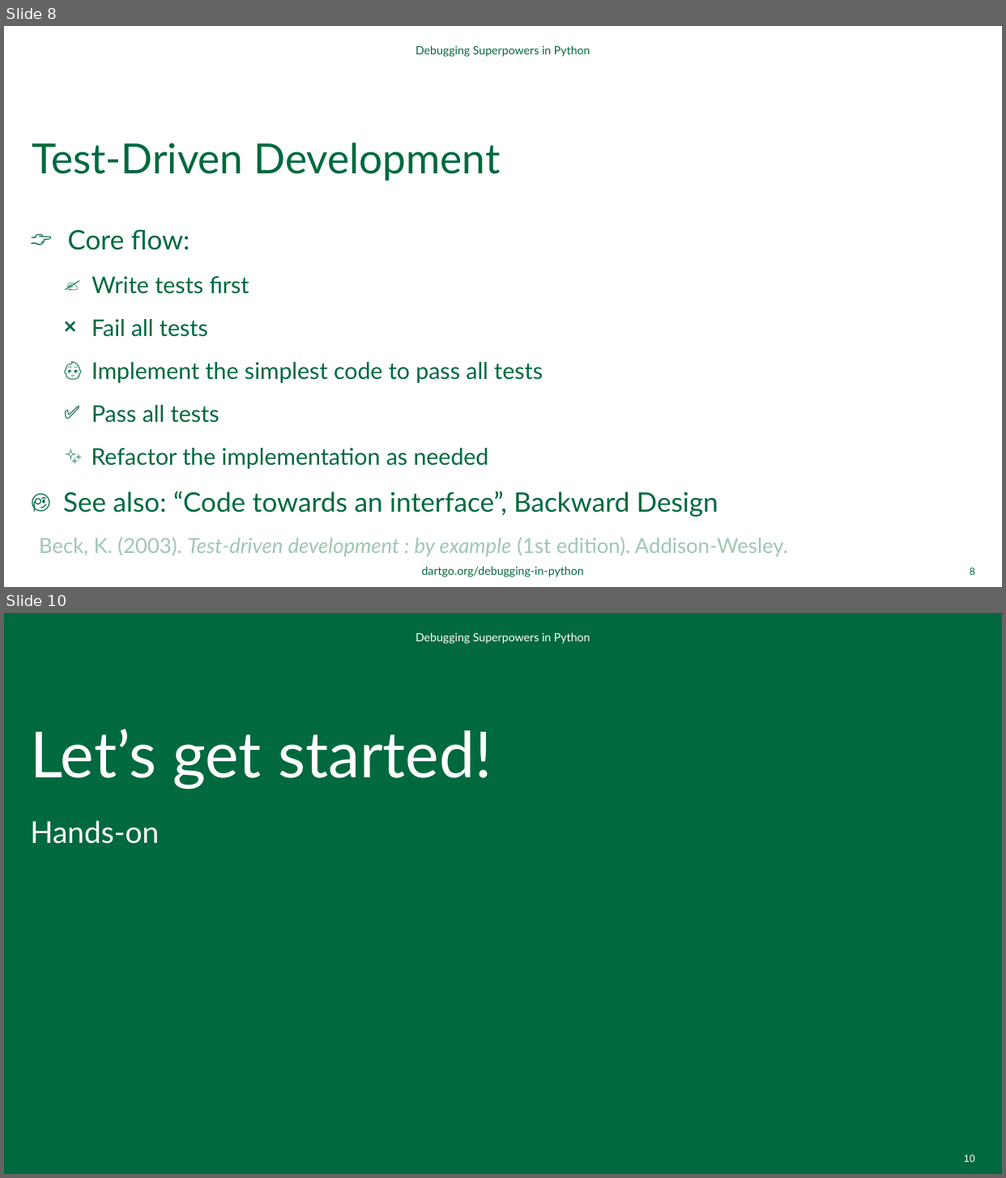
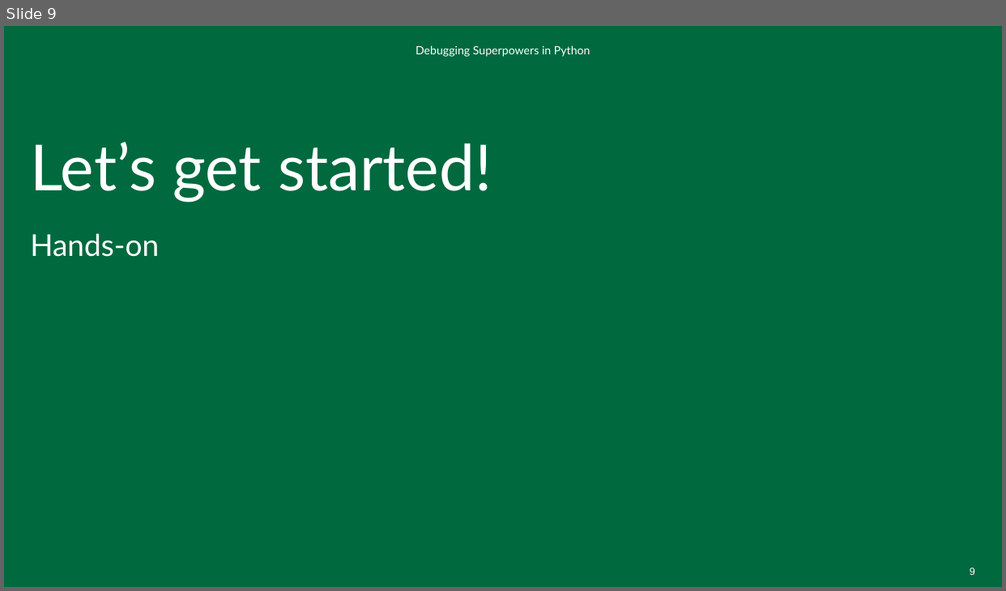
Before and after one commit to dartmouth/debugging-in-python, a slide deck: ppt/debugging-in-python.pptx. Shown one above the other, each under a label of ours: slides 8 and 10 before the commit, slide 9 after it; the slides between them are not shown. The pictures are 1006x1178 and 1006x591 pixels, drawn with LibreOffice and Linux fonts; fonts in the diff are those of the drawing; background and template pictures are left out. Boxes give left, top, right and bottom in pixels: in the first picture for what was removed or moved away, otherwise in the second. Text is boxed around its words. In the diff, an @@ line names an element or a change of style, - is before the commit and + after.

```diff
--- a/ppt/debugging-in-python.pptx
+++ b/ppt/debugging-in-python.pptx
@@ slide 8 removed at (4,26,1002,587), background #FFFFFF @@
@@ text removed at (415,45,590,57) @@
-Debugging Superpowers in Python
@@ title removed at (32,143,501,181) @@
-Test-Driven Development
@@ text removed at (63,229,718,517) @@
-👉 Core flow:
-  ✍️ Write tests first
-  ❌ Fail all tests
-  👶 Implement the simplest code to pass all tests
-  ✅ Pass all tests
-  ✨ Refactor the implementation as needed
-🧐 See also: “Code towards an interface”, Backward Design
@@ text removed at (39,537,788,557) @@
-Beck, K. (2003). Test-driven development : by example (1st edition). Addison-Wesley.
@@ text removed at (422,566,584,578) @@
-dartgo.org/debugging-in-python
@@ page number removed at (970,568,975,575) @@
-8
@@ what was slide 10 is now slide 9 @@
@@ page number at (970,568,975,575): text changed @@
-10
+9
```
Also in this commit, not shown: 6 slides changed, 2 slides added, 2 other slides removed.
